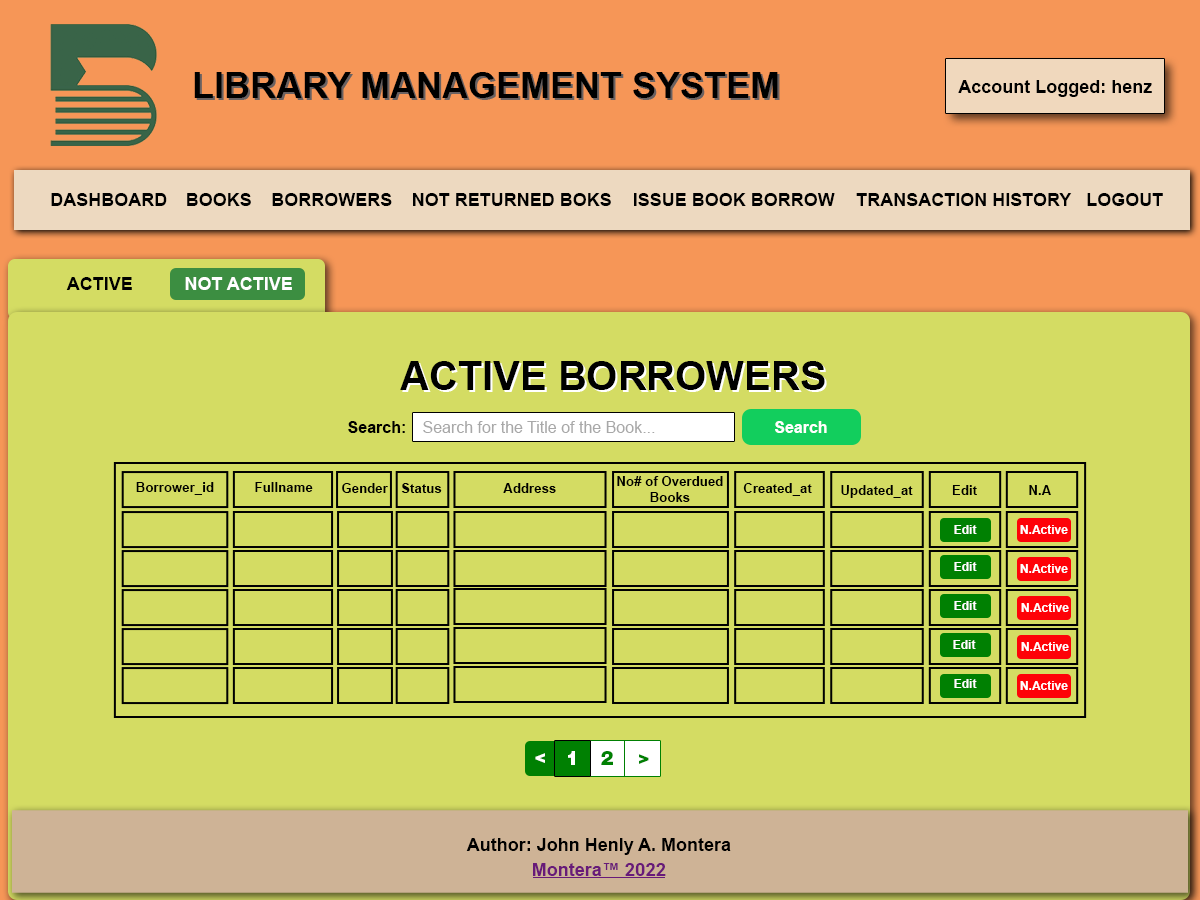
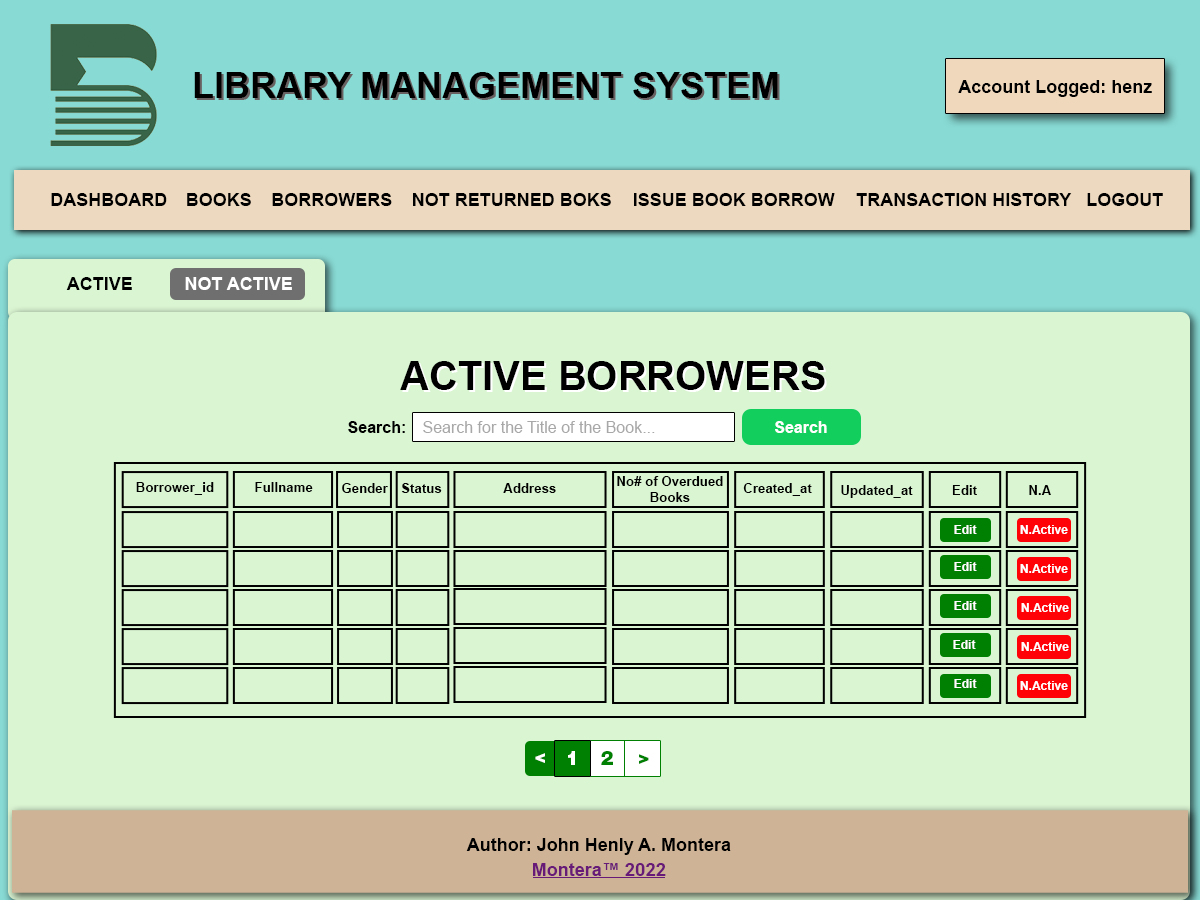
Layer changes from the first 1200 x 900 image to the second:
painted on "Rectangle 9" over [170, 268, 305, 300]
painted on "Rectangle 7" over [8, 312, 1190, 900]
painted on "Rectangle 8" over [8, 259, 325, 319]
added layer "Layer 3" in group "BG" over [483, 459, 568, 483]
painted on "Color Fill 1" over [0, 0, 1200, 900]
